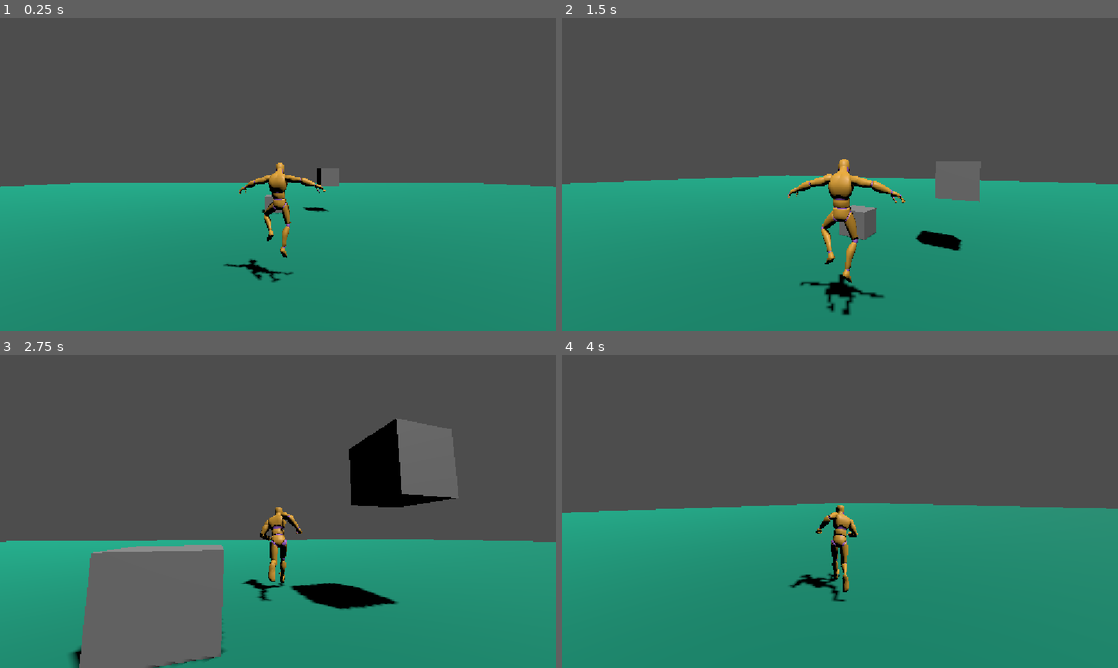
Above: before the commit, frames 1-4 (two rows, left to right).
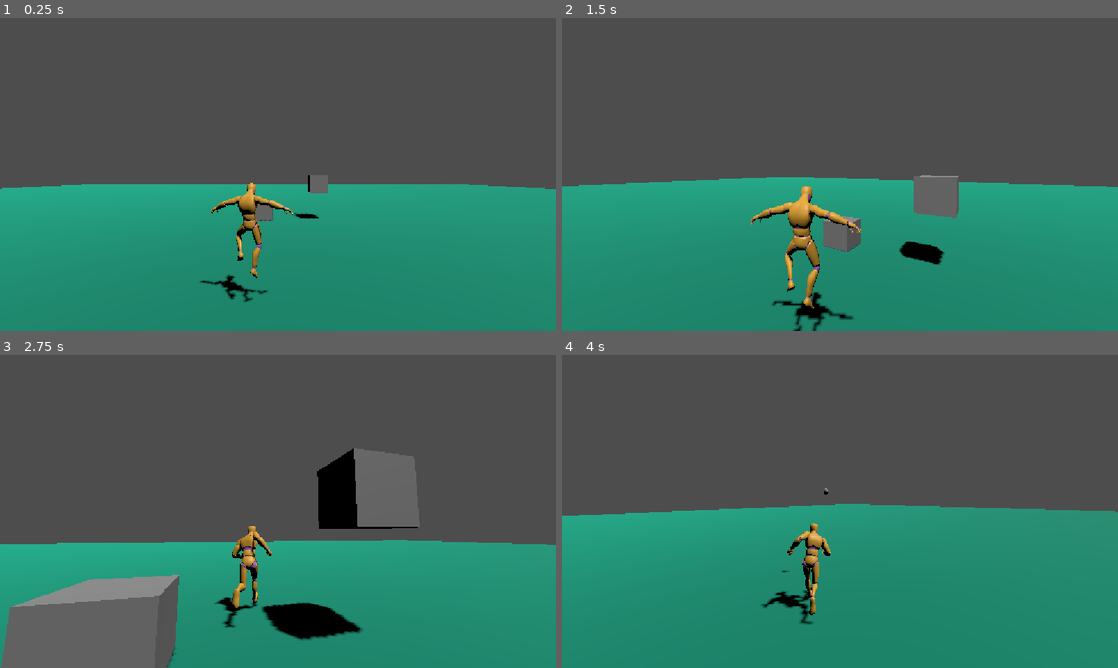
Above: after the commit, the same moments.

Repository: MaksymilianZarzycki/PPG_lab
Game: Godot game, scene res://SRC/Scenes/Stages/lab_1.tscn
The game is run twice, just before and just after one commit, with the same random seed, the same clock (stepped at 60 frames per second) and the same inputs.
Inputs (mouse positions are in pixels of both pictures, inside the frame that each line leads up to):
- Up to frame 1 (0.25 s): no input
- Up to frame 2 (1.5 s): move the mouse to (867, 174) at 0.52 s; press the mouse at (867, 174) at 0.53 s; hold W (move_forward) from 0.53 s (still down); tap Space (jump) at 0.77 s; move the mouse to (812, 174) at 1.27 s; release the mouse at (812, 174) at 1.28 s; tap Mouse wheel up (camera_zoom_in) at 1.35 s
- Up to frame 3 (2.75 s): keep holding W (move_forward); tap Space (jump) at 1.52 s; click (250, 511) at 1.55 s; move the mouse to (289, 505) at 2.02 s; hold Mouse wheel down (camera_zoom_out) from 2.03 s (still down); click (289, 505) at 2.3 s
- Up to frame 4 (4 s): keep holding W (move_forward); move the mouse to (834, 517) at 2.77 s; release Mouse wheel down (camera_zoom_out) at 2.78 s; tap Shift (crouch) at 2.85 s; tap Space (jump) at 3.02, 3.77 s; click (834, 517) at 3.05 s; move the mouse to (878, 514) at 3.52 s; press the mouse at (878, 514) at 3.53 s; right-click (878, 514) at 3.6 s

The runs differ from the first frame. In frame 1, 2.9% of the frame differs, in the area x 0-100%, y 46-91%; in frame 2, 6.7%; in frame 3, 18%, in the area x 0-100%, y 20-100%; in frame 4, 2.7%.

Commit message:
Lab2 WIP

Diff:
--- /dev/null
+++ b/SRC/Components/hurt_box.gd
@@ -0,0 +1,7 @@
+class_name Hurtbox
+extends Area3D
+
+signal took_damage(damage: int)
+
+func hit(damage: int):
+	took_damage.emit(damage)
--- /dev/null
+++ b/SRC/Components/stats.gd
@@ -0,0 +1,2 @@
+class_name Stats
+extends Resource
--- /dev/null
+++ b/SRC/Scenes/Launcher/projectile_launcher.gd
@@ -0,0 +1,28 @@
+class_name ProjectileLauncher
+extends Node3D
+
+@export var colldown: float = 0.5
+@export var projectile: PackedScene
+@export var parent: Node
+@export var spawn_point: Node3D
+
+@onready var cooldown_timer: Timer = $CooldownTimer
+
+var can_shoot: bool = true
+
+# Called when the node enters the scene tree for the first time.
+func _ready() -> void:
+	cooldown_timer.wait_time = colldown
+	cooldown_timer.timeout.connect(_on_cooldown_timer_timeout)
+
+func shoot(direction: Vector3):
+	if can_shoot:
+		can_shoot = false
+		var new_projectile: Projectile = projectile.instantiate()
+		parent.get_parent().add_child(new_projectile)
+		new_projectile.global_position = spawn_point.global_position
+		new_projectile.direction = direction
+		cooldown_timer.start()
+
+func _on_cooldown_timer_timeout():
+	can_shoot = true
--- /dev/null
+++ b/SRC/Scenes/Launcher/projectile_launcher.tscn
@@ -0,0 +1,10 @@
+[gd_scene format=3 uid="uid://d0y6frxfxhhvn"]
+
+[ext_resource type="Script" uid="uid://bnw3r8o2oig72" path="res://SRC/Scenes/Launcher/projectile_launcher.gd" id="1_k7ntr"]
+
+[node name="ProjectileLauncher" type="Node3D" unique_id=2078931900 node_paths=PackedStringArray("spawn_point")]
+script = ExtResource("1_k7ntr")
+spawn_point = NodePath(".")
+
+[node name="CooldownTimer" type="Timer" parent="." unique_id=2053300013]
+one_shot = true
--- a/SRC/Scenes/Player/player.tscn
+++ b/SRC/Scenes/Player/player.tscn
@@ -2,11 +2,21 @@
 
 [ext_resource type="Script" uid="uid://ckr0wf0w8yhg1" path="res://SRC/Scenes/Player/player_controller.gd" id="1_twnku"]
 [ext_resource type="PackedScene" uid="uid://cscvedov7udpv" path="res://Addons/Godot/AnimationLibrary_Godot_Standard.glb" id="2_wq4x3"]
+[ext_resource type="PackedScene" uid="uid://d0y6frxfxhhvn" path="res://SRC/Scenes/Launcher/projectile_launcher.tscn" id="3_hxv1s"]
+[ext_resource type="PackedScene" uid="uid://cg68kl5xvwq5b" path="res://SRC/Scenes/Projectile/projectile.tscn" id="4_6xn0s"]
 
 [sub_resource type="CapsuleShape3D" id="CapsuleShape3D_hk3cl"]
 
-[node name="Player" type="CharacterBody3D" unique_id=1509667205]
+[sub_resource type="CylinderMesh" id="CylinderMesh_hk3cl"]
+top_radius = 0.1
+bottom_radius = 0.1
+height = 0.5
+
+[node name="Player" type="CharacterBody3D" unique_id=1509667205 node_paths=PackedStringArray("weapons")]
+collision_layer = 2
+collision_mask = 3
 script = ExtResource("1_twnku")
+weapons = [NodePath("ProjectileLauncher")]
 target_distance = 0.1
 
 [node name="CollisionShape3D" type="CollisionShape3D" parent="." unique_id=957264619]
@@ -17,7 +27,7 @@
 transform = Transform3D(-1, 0, -8.742278e-08, 0, 1, 0, 8.742278e-08, 0, -1, 0, 0, 0)
 
 [node name="CameraPivot" type="Node3D" parent="." unique_id=1006775410]
-transform = Transform3D(1, 0, 0, 0, 1, 0, 0, 0, 1, 0, 1.5, 0)
+transform = Transform3D(1, 0, 0, 0, 1, 0, 0, 0, 1, 0.5683429, 1.9048343, 0)
 
 [node name="Camera3D" type="Camera3D" parent="CameraPivot" unique_id=684394251]
 transform = Transform3D(1, 0, 0, 0, 1, 0, 0, 0, 1, 0, 0, 4)
@@ -25,3 +35,13 @@
 [node name="GroundRay" type="RayCast3D" parent="." unique_id=1370336841]
 transform = Transform3D(1, 0, 0, 0, 1, 0, 0, 0, 1, 0, 1, 0)
 target_position = Vector3(0, -1.5, 0)
+
+[node name="ProjectileLauncher" parent="." unique_id=2078931900 node_paths=PackedStringArray("parent") instance=ExtResource("3_hxv1s")]
+transform = Transform3D(1, 0, 0, 0, 1, 0, 0, 0, 1, 0.17819875, 1.6021976, 0)
+visible = false
+projectile = ExtResource("4_6xn0s")
+parent = NodePath("..")
+
+[node name="MeshInstance3D" type="MeshInstance3D" parent="ProjectileLauncher" unique_id=212024486]
+transform = Transform3D(1, 0, 0, 0, -4.371139e-08, 1, 0, -1, -4.371139e-08, 0, 0, 0)
+mesh = SubResource("CylinderMesh_hk3cl")
--- a/SRC/Scenes/Player/player_controller.gd
+++ b/SRC/Scenes/Player/player_controller.gd
@@ -4,6 +4,9 @@
 @export var speed = 5.0
 @export var jump_velocity = 4.5
 @export var mouse_sensitivity = 0.01
+
+@export var weapons: Array[ProjectileLauncher]
+var current_weapon = 0
 #@export_group("Nodes")
 
 @onready var camera_3d: Camera3D = $CameraPivot/Camera3D
@@ -13,7 +16,6 @@
 
 @onready var model: Node3D = $AnimationLibrary_Godot_Standard
 @onready var animation_player: AnimationPlayer = $AnimationLibrary_Godot_Standard/AnimationPlayer
-
 
 var original_collider_height : float;
 
@@ -34,6 +36,12 @@
 		rts_movement(delta)
 	else:
 		movement(delta)
+		if Input.is_action_pressed("aim"):
+			aim()
+		if Input.is_action_just_released("aim"):
+			for weapon in weapons:
+				weapon.visible = false
+
 	move_and_slide()
 
 
@@ -104,6 +112,11 @@
 		velocity.z = move_toward(velocity.z, 0, speed)
 		animation_player.play("Idle")
 
+func aim():
+	weapons[current_weapon].visible = true
+	if Input.is_action_pressed("shoot"):
+			weapons[current_weapon].shoot(-camera_3d.global_basis.z)
+
 func on_rts_mode_change(value:bool):
 	rts_mode = value
 	rts_move_target = global_position
--- /dev/null
+++ b/SRC/Scenes/Projectile/projectile.gd
@@ -0,0 +1,26 @@
+class_name Projectile
+extends Node3D
+
+@export var damage: int
+@export var initial_force: float
+
+@export var hitbox: Area3D
+
+var direction: Vector3
+
+# Called when the node enters the scene tree for the first time.
+func _ready() -> void:
+	hitbox.area_entered.connect(_on_area_enter)
+	hitbox.body_entered.connect(_on_body_enter)
+
+func _physics_process(delta: float) -> void:
+	position += direction * initial_force * delta
+
+func _on_area_enter(area: Area3D):
+	if area is Hurtbox:
+		(area as Hurtbox).hit(damage)
+		queue_free()
+
+func _on_body_enter(body: Node3D):
+		if (body as CollisionObject3D).collision_layer == 1:
+			queue_free()
--- /dev/null
+++ b/SRC/Scenes/Projectile/projectile.tscn
@@ -0,0 +1,30 @@
+[gd_scene format=3 uid="uid://cg68kl5xvwq5b"]
+
+[ext_resource type="Script" uid="uid://c4e1wlac8nu02" path="res://SRC/Scenes/Projectile/projectile.gd" id="1_xbr7f"]
+
+[sub_resource type="SphereShape3D" id="SphereShape3D_hk3cl"]
+radius = 0.1
+
+[sub_resource type="SphereMesh" id="SphereMesh_hk3cl"]
+radius = 0.1
+height = 0.2
+radial_segments = 4
+rings = 2
+
+[node name="Projectile" type="Node3D" unique_id=1139813421 node_paths=PackedStringArray("hitbox")]
+script = ExtResource("1_xbr7f")
+damage = 10
+initial_force = 10.0
+hitbox = NodePath("Area3D")
+
+[node name="Area3D" type="Area3D" parent="." unique_id=1888485368]
+collision_layer = 0
+collision_mask = 3
+
+[node name="CollisionShape3D" type="CollisionShape3D" parent="Area3D" unique_id=524313829]
+shape = SubResource("SphereShape3D_hk3cl")
+
+[node name="MeshInstance3D" type="MeshInstance3D" parent="." unique_id=175153583]
+mesh = SubResource("SphereMesh_hk3cl")
+
+[node name="Timer" type="Timer" parent="." unique_id=1143488584]
--- /dev/null
+++ b/SRC/Scenes/Projectile/projectile_bouncy.tscn
@@ -0,0 +1,23 @@
+[gd_scene format=3 uid="uid://64uc5bwin2c3"]
+
+[sub_resource type="SphereShape3D" id="SphereShape3D_hk3cl"]
+radius = 0.1
+
+[sub_resource type="StandardMaterial3D" id="StandardMaterial3D_gx0c2"]
+shading_mode = 0
+albedo_color = Color(0.9524736, 2.2140146e-06, 0.5602432, 1)
+
+[sub_resource type="SphereMesh" id="SphereMesh_hk3cl"]
+material = SubResource("StandardMaterial3D_gx0c2")
+radius = 0.1
+height = 0.2
+radial_segments = 4
+rings = 2
+
+[node name="Projectile_Bouncy" type="RigidBody3D" unique_id=314158196]
+
+[node name="CollisionShape3D" type="CollisionShape3D" parent="." unique_id=1732370789]
+shape = SubResource("SphereShape3D_hk3cl")
+
+[node name="MeshInstance3D" type="MeshInstance3D" parent="." unique_id=708425902]
+mesh = SubResource("SphereMesh_hk3cl")
--- a/project.godot
+++ b/project.godot
@@ -73,6 +73,21 @@
 "events": [Object(InputEventMouseButton,"resource_local_to_scene":false,"resource_name":"","device":-1,"window_id":0,"a …(253 unchanged characters)…
 ]
 }
+shoot={
+"deadzone": 0.2,
+"events": [Object(InputEventMouseButton,"resource_local_to_scene":false,"resource_name":"","device":-1,"window_id":0,"alt_pressed":false,"shift_pressed":false,"ctrl_pressed":false,"meta_pressed":false,"button_mask":0,"position":Vector2(0, 0),"global_position":Vector2(0, 0),"factor":1.0,"button_index":1,"canceled":false,"pressed":false,"double_click":false,"script":null)
+]
+}
+aim={
+"deadzone": 0.2,
+"events": [Object(InputEventMouseButton,"resource_local_to_scene":false,"resource_name":"","device":-1,"window_id":0,"alt_pressed":false,"shift_pressed":false,"ctrl_pressed":false,"meta_pressed":false,"button_mask":0,"position":Vector2(0, 0),"global_position":Vector2(0, 0),"factor":1.0,"button_index":2,"canceled":false,"pressed":false,"double_click":false,"script":null)
+]
+}
+
+[layer_names]
+
+3d_physics/layer_1="Enviroment"
+3d_physics/layer_2="Entities"
 
 [physics]
 
Not shown, added: SRC/Components/hurt_box.gd.uid
Not shown, added: SRC/Components/stats.gd.uid
Not shown, added: SRC/Scenes/Launcher/projectile_launcher.gd.uid
Not shown, added: SRC/Scenes/Projectile/projectile.gd.uid
